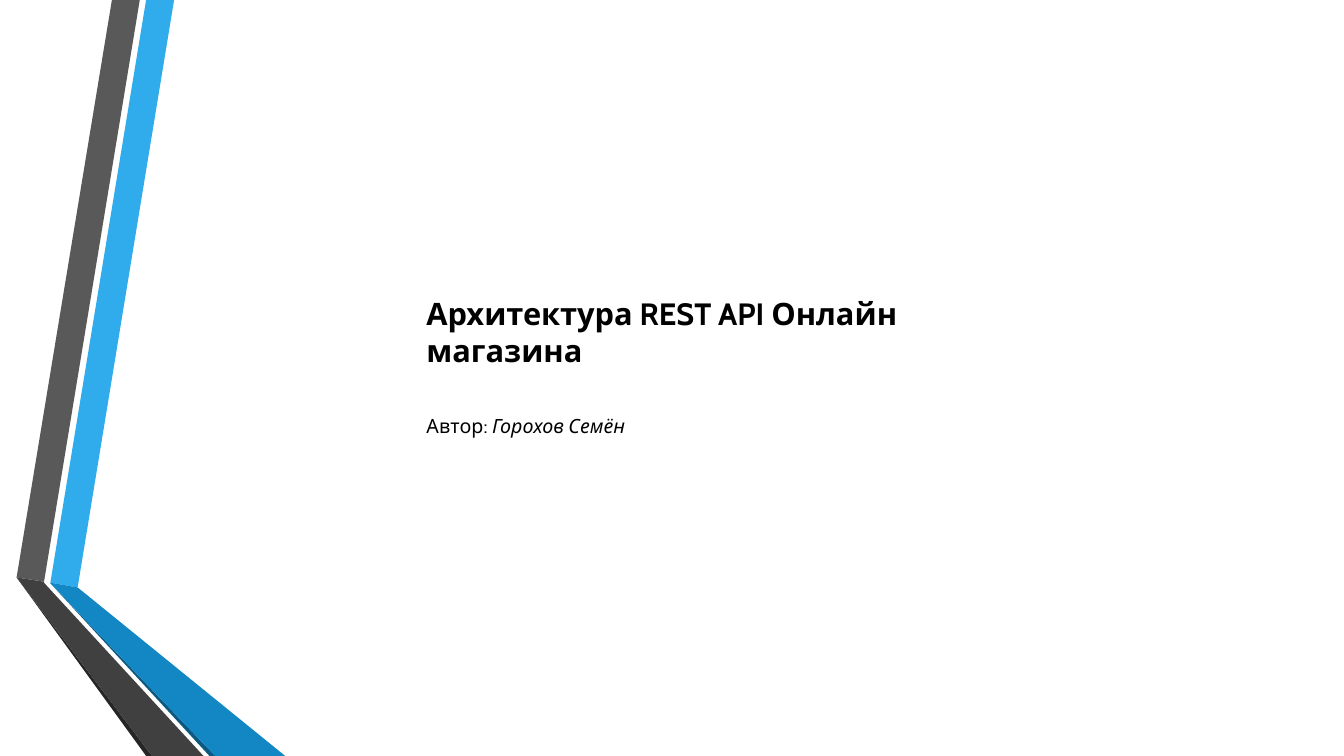
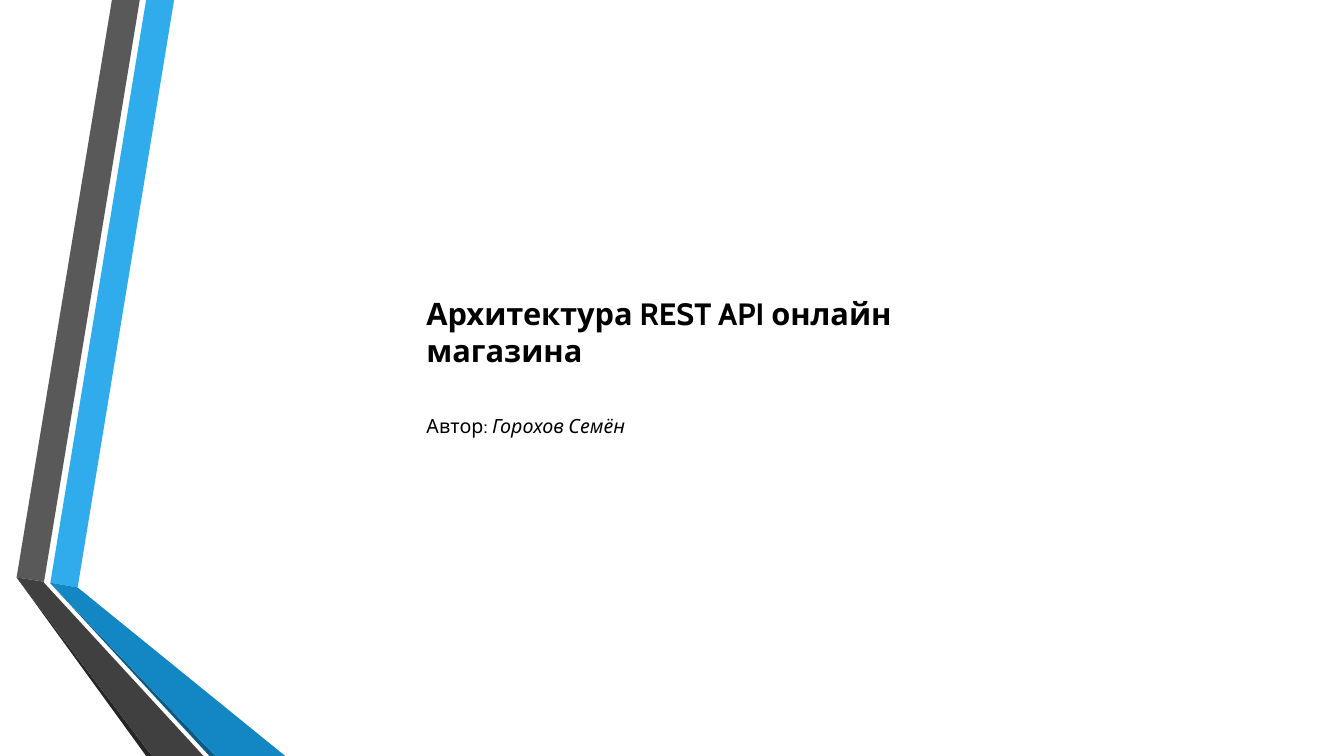
Before and after one commit to GorokhovSemyon/Architecture, a slide deck: slide 1 of REST_API_OnlineStore.pptx. Drawn at 1344x756 pixels with LibreOffice and Linux fonts; fonts in the diff are those of the drawing. Boxes give left, top, right and bottom in pixels: in the first picture for what was removed or moved away, otherwise in the second. Text is boxed around its words. In the diff, an @@ line names an element or a change of style, - is before the commit and + after.

```diff
--- a/REST_API_OnlineStore.pptx
+++ b/REST_API_OnlineStore.pptx
@@ text at [426, 301, 891, 363]: text changed @@
-Архитектура REST API Онлайн магазина
+Архитектура REST API онлайн магазина
```
Also in this commit, not shown: 3 other slides changed, 1 other file.
